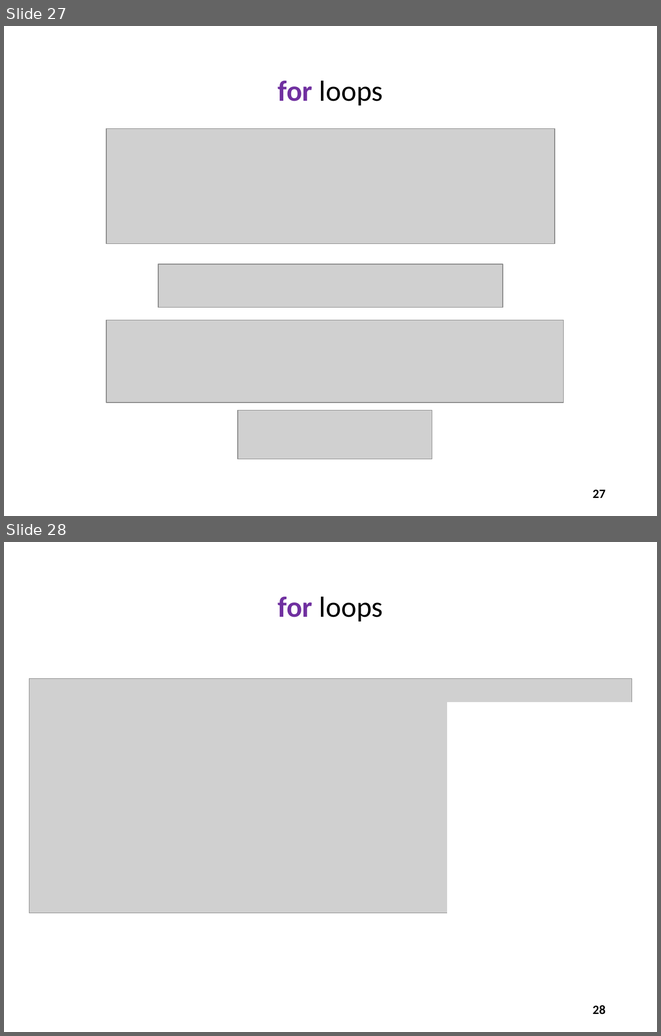
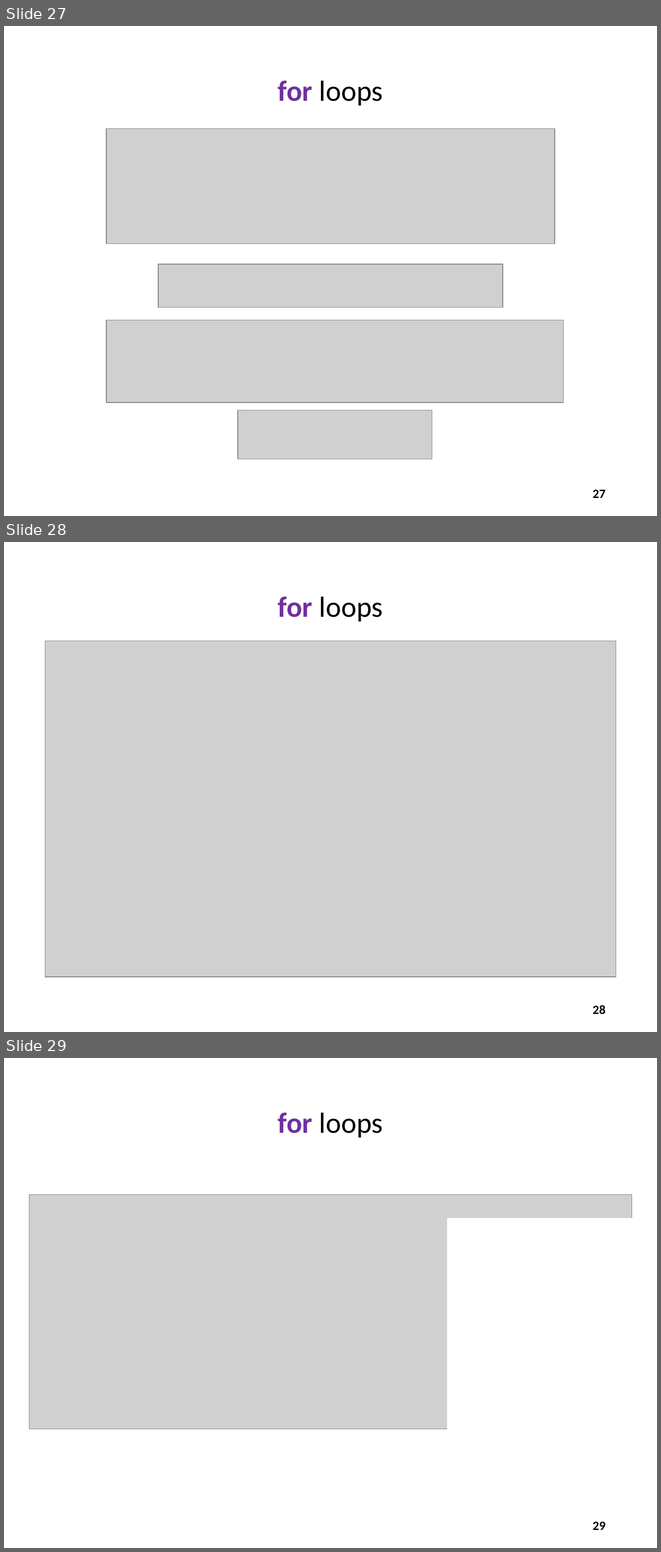
Before and after one commit to dbiersach/scicomp101, a slide deck: Session 02 - Python Fundamentals/Session 02 - Python Fundamentals.pptx. Shown one above the other, each under a label of ours: slides 27 and 28 before the commit, slides 27, 28 and 29 after it. The pictures are 661x1036 and 661x1552 pixels, drawn with LibreOffice and Linux fonts; fonts in the diff are those of the drawing; grey boxes stand for pictures. Boxes give left, top, right and bottom in pixels: in the first picture for what was removed or moved away, otherwise in the second. Text is boxed around its words. In the diff, an @@ line names an element or a change of style, - is before the commit and + after.

```diff
--- a/Session 02 - Python Fundamentals/Session 02 - Python Fundamentals.pptx
+++ b/Session 02 - Python Fundamentals/Session 02 - Python Fundamentals.pptx
@@ slide 28 added at [4,542,657,1032], background #FFFFFF @@
@@ title added at [278,597,383,622], 32 pt, text #000000 @@
+for loops
@@ picture added at [45,641,617,976] @@
@@ page number added at [593,1005,606,1014], 14 pt, text #000000, bold @@
+28
@@ what was slide 28 is now slide 29 @@
@@ page number at [593,1521,606,1530]: text changed @@
-28
+29
```
Also in this commit, not shown: 13 slides changed.
